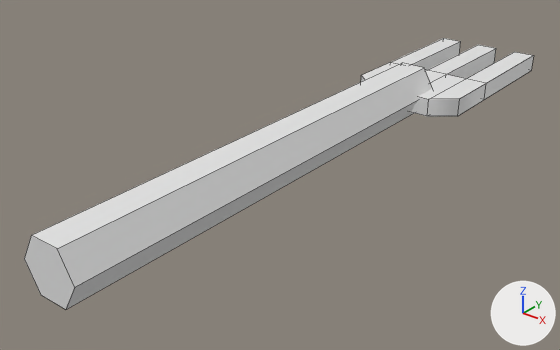
Renders of the FBX model Assets/3DAssets/Cutlery/Fork.FBX from each side of a commit.
Camera for both pictures: a 50 mm lens placed at (0.0688, -0.1344, 0.055), pointed at (-0.0052, -0.0418, -0.0024). The lights are fixed; the arrows at lower right show +X, +Y and +Z. Mesh edges are drawn as thin lines. Where no turn or scale is listed for an object, it has been applied to the vertices.
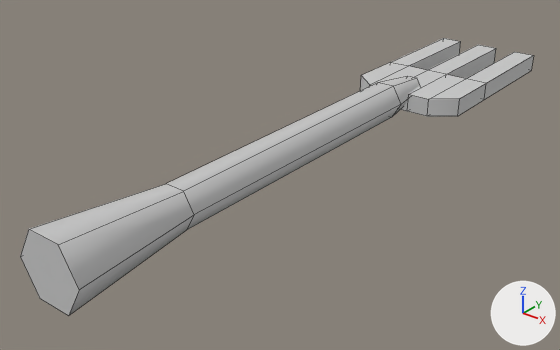
Where the newer file only moved an object's origin or applied its transform, the numbers keep the older frame.

What changed in the scene script:
```text
Add mat_cutlery:
    mat_cutlery = principled_material('Cutlery')
    mat_cutlery.base_color = (0.588, 0.588, 0.588)  # light grey #cacaca
    mat_cutlery.roughness = 0.859
Change me_mesh:
    used by ob_box005; location = (0.0, 0.0, 0.0)
    remove me_mesh.from_pydata(...)  # 48 vertices, 42 faces; spans x -0.0107..0.0107, y -0.0912..0.0251, z 0.0009..0.0092
    add me_mesh.from_pydata(...)  # 60 vertices, 54 faces; spans x -0.0107..0.0107, y -0.0912..0.0251, z 0.0002..0.0099
    me_mesh part 1
    6 faces are deleted
    12 vertices move from x -0.0053..0.0044, y -0.0912..-0.0072, z 0.0009..0.0092 to x -0.0061..0.0052, y -0.0912..-0.0072, z 0.0002..0.0099
    6 vertices are added at (0.003, -0.0704, 0.005), (0.0013, -0.0704, 0.008), (-0.0022, -0.0704, 0.008), (-0.0039, -0.0704, 0.005), (-0.0022, -0.0704, 0.002), (0.0013, -0.0704, 0.002)
    6 new vertices lie (0.0, 0.0535, 0.0) away from vertices in x -0.0039..0.003, y -0.0704, z 0.002..0.008
    18 new faces join them
    me_mesh part 2: 36 faces spanning x -0.0107..0.0107, y -0.0912..0.0251, z 0.0002..0.0099 switch from no material to mat_cutlery (light grey #cacaca)
```

Changed parts and their boxes [x1, y1, x2, y2] in the pictures (560 x 350 px):
'Box005', reshaped: before [24, 38, 534, 309]; after [20, 38, 534, 316]
part 1 of me_mesh, built on: before [24, 63, 432, 309]; after [20, 76, 420, 316]
part 2 of me_mesh, recoloured (white to grey): [361, 38, 534, 116] in both
